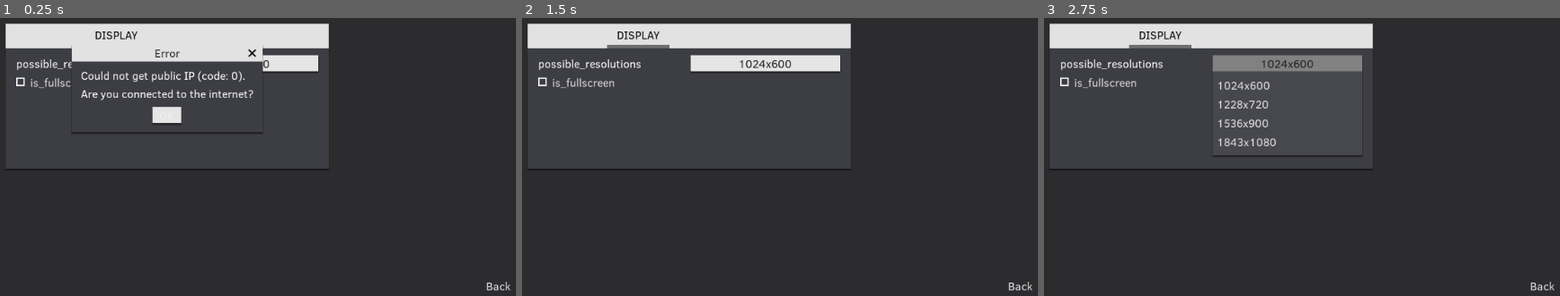
Above: before the commit, frames 1-3 (left to right).
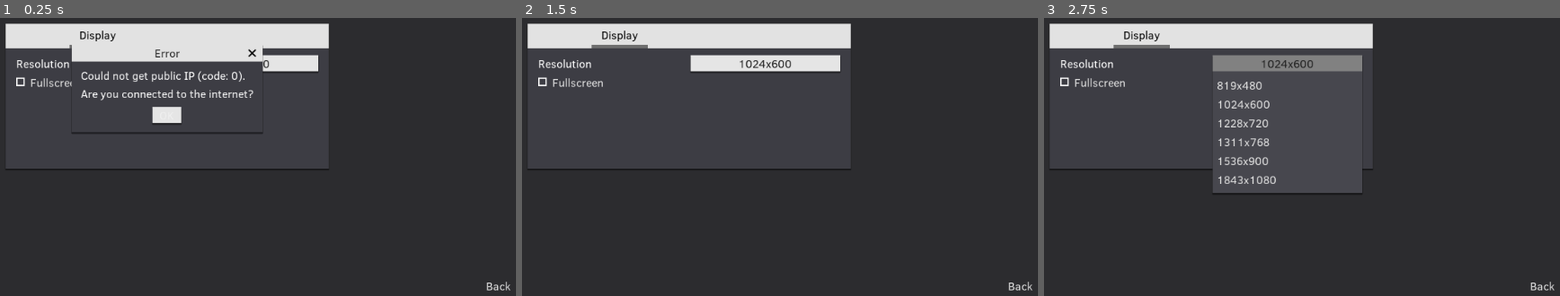
Above: after the commit, the same moments.

Repository: rednir/DrawingGame
Game: Godot game, scene res://Scenes/SettingsMenu.tscn
Two runs of this game, one before a commit and one after it. Both use one fixed random seed, a clock stepped at 60 frames per second and the inputs below. This scene is started directly instead of the project's main scene. Sound files missing from this copy of the repository are replaced by a short silence.
Inputs:
- Up to frame 1 (0.25 s): no input
- Up to frame 2 (1.5 s): click "1024x600" at 0.5 s; click "OK" at 1.25 s
- Up to frame 3 (2.75 s): click "1024x600" at 2 s

The runs differ from the first frame. In frame 1, 0.5% of the frame differs, in the area x 3-27%, y 4-26%; in frame 2, 0.8%; in frame 3, 4.2%, in the area x 3-62%, y 4-63%.

Commit message:
improve how settings are displayed

Diff:
--- a/Scenes/SettingsMenu.tscn
+++ b/Scenes/SettingsMenu.tscn
@@ -46,20 +46,17 @@
 margin_bottom = 24.0
 
 [node name="Label" type="Label" parent="CenterContainer/SettingsContainer/VBoxContainer/HBoxContainer"]
-margin_right = 342.0
+margin_right = 213.0
 margin_bottom = 23.0
 size_flags_horizontal = 3
 text = "sadfsadf"
 
-[node name="LineEdit" type="LineEdit" parent="CenterContainer/SettingsContainer/VBoxContainer/HBoxContainer"]
-margin_left = 346.0
-margin_right = 410.0
-margin_bottom = 24.0
-
-[node name="CheckBox" type="CheckBox" parent="CenterContainer/SettingsContainer/VBoxContainer/HBoxContainer"]
-margin_left = 414.0
+[node name="HSlider" type="HSlider" parent="CenterContainer/SettingsContainer/VBoxContainer/HBoxContainer"]
+margin_left = 217.0
 margin_right = 430.0
 margin_bottom = 24.0
+size_flags_horizontal = 3
+step = 10.0
 
 [node name="ButtonBack" type="LinkButton" parent="."]
 margin_left = 965.52
--- a/Scripts/AutoLoads/Events.gd
+++ b/Scripts/AutoLoads/Events.gd
@@ -18,7 +18,8 @@
 var sound = {
 	notify_high = preload("res://Resources/Sounds/notify_high.wav"),
 	notify_low = preload("res://Resources/Sounds/notify_low.wav"),
-	clear = preload("res://Resources/Sounds/clear.wav")
+	clear = preload("res://Resources/Sounds/clear.wav"),
+	volumebar = preload("res://Resources/Sounds/volumebar.wav")
 }
 
 
--- a/Scripts/AutoLoads/Settings.gd
+++ b/Scripts/AutoLoads/Settings.gd
@@ -8,46 +8,92 @@
 const MIN_WINDOW_SIZE = Vector2(512, 300)
 const CONFIG_PATH = "user://config.ini"
 
-
-var config_file = ConfigFile.new()
-var config = {
+# keys called "tab_data" hold constant data for the parent tab, not stored in the config file or visible in settings menu
+const DEFAULT_CONFIG = {
 	display = {
+		tab_data = {
+			display_name = "Display",
+			description = "",
+			type = "Tab",
+			value = null
+		},
 		resolution = {
 			display_name = "",
 			description = "",
+			type = null,
 			value = Vector2(1024, 600)
 		},
 		possible_resolutions = {
 			display_name = "Resolution",
 			description = "Set the size of the window in pixels.",
-			value = [Vector2(1024, 600), Vector2(1228, 720), Vector2(1536, 900), Vector2(1843, 1080)]
+			type = "MenuButton",
+			value = [Vector2(819, 480), Vector2(1024, 600), Vector2(1228, 720), Vector2(1311, 768), Vector2(1536, 900), Vector2(1843, 1080)]
 		},
 		is_fullscreen = {
 			display_name = "Fullscreen",
 			description = "Toggle whether the window takes up the entire screen.",
+			type = "CheckBox",
 			value = false
 		}
 	},
 	audio = {
+		tab_data = {
+			display_name = "Audio",
+			description = "",
+			type = "Tab",
+			value = null
+		},
 		master_volume = {
 			display_name = "Master Volume",
 			description = "Controls volume of all sounds.",
-			value = -10
+			type = "HSlider",
+			value = -10,
+			slider_prop = {
+				min_value = -100,
+				max_value = 0,
+				step = 8
+			}
 		},
 	},
 	game = {
+		tab_data = {
+			display_name = "Game",
+			description = "",
+			type = "Tab",
+			value = null
+		},
 		last_name = {
 			display_name = "",
 			description = "",
+			type = null,
 			value = ""
 		},
 		drawing_fps = {
 			display_name = "Drawing Framerate",
-			description = "Controls how many times to draw every second.\nTry adjust this if your drawings look polygonal.",
+			description = "Controls the number of times per second a line is drawn.\nTry adjust this if your drawings look polygonal.",
+			type = "LineEdit",
 			value = 50
+		}
+	},
+	misc = {
+		tab_data = {
+			display_name = "Misc",
+			description = "",
+			type = "Tab",
+			value = null
+		},
+		reset = {
+			display_name = "Reset Settings",
+			description = "Changes all settings to their original state.",
+			type = "Button",
+			value = null
 		}
 	}
 }
+
+var config = DEFAULT_CONFIG.duplicate(true)
+var config_file = ConfigFile.new()
+
 
 
 func _ready():
@@ -80,6 +126,9 @@
 
 	for section in config.keys():
 		for key in config[section].keys():
+			if config[section][key].value == null:
+				# settings that have default value null aren't stored (used for tab display names)
+				continue
 			config[section][key].value = config_file.get_value(section, key, config[section][key].value)
 
 	return OK
@@ -90,6 +139,9 @@
 func save_config():
 	for section in config.keys():
 		for key in config[section].keys():
+			if config[section][key].value == null:
+				# settings that have default value null aren't stored (used for tab display names)
+				continue
 			config_file.set_value(section, key, config[section][key].value)
 
 	if config_file.save(CONFIG_PATH) != OK:
@@ -111,8 +163,21 @@
 
 
 func update_game_values_with_config():
-	OS.window_size = config.display.resolution.value
+	# dont adjust window size if fullscreen is on
+	if !config.display.is_fullscreen.value:
+		OS.window_size = config.display.resolution.value
+
 	OS.window_fullscreen = config.display.is_fullscreen.value
+
+
+
+
+
+func reset_config():
+	config = DEFAULT_CONFIG.duplicate(true)
+	save_config()
+	update_game_values_with_config()
+
 
 
 
--- a/Scripts/SettingsMenu/SettingsMenu.gd
+++ b/Scripts/SettingsMenu/SettingsMenu.gd
@@ -17,37 +17,38 @@
 	for child in settings_container.get_children():
 		child.queue_free()
 
-	for section in Settings.config.keys():
+	for section_name in Settings.config.keys():
 		var tab = VBoxContainer.new()
-		tab.name = section.to_upper()
+		tab.name = Settings.config[section_name].tab_data.display_name
 		settings_container.add_child(tab)
-		for key in Settings.config[section].keys():
+		for key_name in Settings.config[section_name].keys():
+			var current_key = Settings.config[section_name][key_name]
+			#print(key_name + " - " + str(typeof(current_key.value)) + str(current_key.value))
+			if current_key.display_name == "":
+				# hide settings with no display_name from the user
+				continue
+
 			var key_container = HBoxContainer.new()
 			var label = Label.new()
 			var item
 
-			# decide what node to use based on the data type of the setting
-			match typeof(Settings.config[section][key].value):
-				TYPE_BOOL:
+			# decide what node to use based on the type index
+			match current_key.type:
+				"CheckBox":
 					item = CheckBox.new()
-					item.text = key
-					item.pressed = Settings.config[section][key].value
-					item.connect("toggled", self, "on_setting_changed", [section, key])
-				TYPE_INT:
+					item.text = current_key.display_name
+					item.pressed = current_key.value
+					item.connect("toggled", self, "on_setting_changed", [section_name, key_name])
+				"LineEdit":
 					item = LineEdit.new()
-					item.text = str(Settings.config[section][key].value)
-					item.connect("text_changed", self, "on_setting_changed", [section, key])
+					item.text = str(current_key.value)
+					item.connect("text_changed", self, "on_setting_changed", [section_name, key_name])
 					key_container.add_child(label)
-				TYPE_STRING:
-					item = LineEdit.new()
-					item.text = Settings.config[section][key].value
-					item.connect("text_changed", self, "on_setting_changed", [section, key])
-					key_container.add_child(label)
-				TYPE_ARRAY:
+				"MenuButton":
 					item = MenuButton.new()
-					item.get_popup().connect("index_pressed", self, "on_setting_changed", [section, key])
-					if key == "possible_resolutions":
-						for option in Settings.config[section][key].value:
+					item.get_popup().connect("index_pressed", self, "on_setting_changed", [section_name, key_name])
+					if key_name == "possible_resolutions":
+						for option in current_key.value:
 							item.get_popup().add_item("%dx%d" % [option.x, option.y])
 						item.text = "%dx%d" % [Settings.config.display.resolution.value.x, Settings.config.display.resolution.value.y]
 					else:
@@ -55,11 +56,30 @@
 						pass
 					item.flat = false
 					key_container.add_child(label)
+				"Button":
+					item = Button.new()
+					item.text = "Confirm"
+					item.connect("pressed", self, "on_setting_changed", [null, section_name, key_name])
+					key_container.add_child(label)
+				"HSlider":
+					item = HSlider.new()
+					item.max_value = current_key.slider_prop.max_value
+					item.min_value = current_key.slider_prop.min_value
+					item.step = current_key.slider_prop.step
+					item.value = current_key.value
+					item.connect("value_changed", self, "on_setting_changed", [section_name, key_name])
+					key_container.add_child(label)
 
 			if item == null:
 				continue
 
-			label.text = key
+			key_container.name = key_name + "_container"
+			item.name = key_name
+
+			label.text = current_key.display_name
+			label.hint_tooltip = current_key.description
+			item.hint_tooltip = current_key.description
+
 			label.size_flags_horizontal = SIZE_EXPAND_FILL
 			item.size_flags_horizontal = SIZE_EXPAND_FILL
 
@@ -75,17 +95,28 @@
 
 
 
-func on_setting_changed(new_value, section, key):
-	if key == "possible_resolutions":
-		# override generic assignation to find out value from index / reload MenuButton text
+func on_setting_changed(new_value, section_name, key_name):
+	var key_to_change = Settings.config[section_name][key_name]
+
+	if key_name == "possible_resolutions":
+		# override generic assignment to find out value from index & update MenuButton text
 		Settings.config.display.resolution.value = Settings.config.display.possible_resolutions.value[new_value]
-		generate_settings_menu()
+		get_node("CenterContainer/SettingsContainer/%s/possible_resolutions_container/possible_resolutions" % Settings.config.display.tab_data.display_name).text = "%dx%d" % [Settings.config.display.resolution.value.x, Settings.config.display.resolution.value.y]
+
+	elif key_name == "reset":
+		Events.emit_signal("question", "Reset all settings to their original state? This cannot be undone.")
+		Engine.get_main_loop().current_scene.get_node("ConfirmationDialog").get_ok().connect("pressed", Settings, "reset_config")
+		return
+
 	else:
 		# check if the value should be stored as an int
 		if (int(new_value) != 0 or str(new_value) == "0") and typeof(new_value) != TYPE_BOOL:
-			Settings.config[section][key].value = int(new_value)
+			key_to_change.value = int(new_value)
 		else:
-			Settings.config[section][key].value = new_value
+			key_to_change.value = new_value
+
+	if key_name == "master_volume":
+		Events.play_sound("volumebar")
 
 	Settings.update_game_values_with_config()
 	Settings.save_config()
Not shown, added: Resources/Sounds/volumebar.wav
